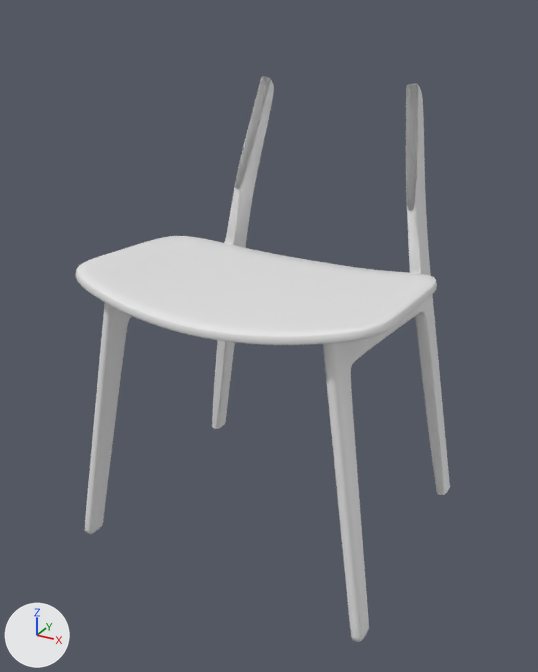
The Blender file chair/untitled.blend: old version first, new version second.
Camera for both pictures: a camera (50 mm lens) standing at (2.7, -5.05, 4.27) and looking at (-0.01, -0.11, 1.8). The lights are fixed; the arrows at lower left show +X, +Y and +Z.

Names of what the first picture shows: '平面', '立方体'.
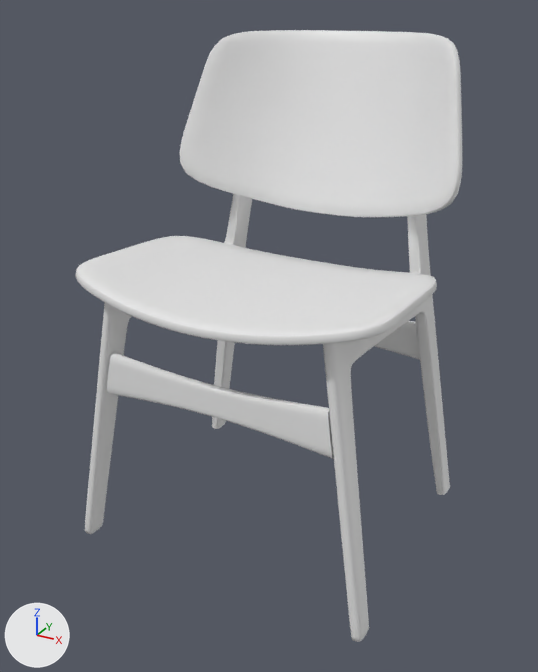
What changed in the scene script:
```text
Add me_立方体_002:
    me_立方体_002.from_pydata(...)  # 16 vertices, 8 faces; spans x 0.0..2.24, y -0.34..0.34, z -0.62..0.61
    me_立方体_002.polygons.foreach_set('use_smooth', [True] * 8)
Add me_平面_002:
    me_平面_002.from_pydata(...)  # 16 vertices, 9 faces; spans x 0.0..1.33, y -0.81..0.73, z -0.04..0.51
    me_平面_002.polygons.foreach_set('use_smooth', [True] * 9)
Add ob_立方体_002:
    ob_立方体_002 = bpy.data.objects.new('立方体.002', me_立方体_002)
    ob_立方体_002.location = (0.0, 0.94, 1.55)
    ob_立方体_002.rotation_euler = (0.0336, 0.0, 0.0)  # degrees (1.9, 0, 0)
    ob_立方体_002.scale = (0.444, 0.134, 0.308)
    _m = ob_立方体_002.modifiers.new('镜像', 'MIRROR')
    _m.use_clip = True
    _m = ob_立方体_002.modifiers.new('细分', 'SUBSURF')
    _m.levels = 2
Add ob_立方体_001:
    ob_立方体_001 = bpy.data.objects.new('立方体.001', me_立方体_002.copy())
    ob_立方体_001.location = (0.0, -0.98, 1.61)
    ob_立方体_001.rotation_euler = (-0.0953, 0.0, 0.0)  # degrees (-5.5, 0, 0)
    ob_立方体_001.scale = (0.444, 0.134, 0.308)
    _m = ob_立方体_001.modifiers.new('镜像', 'MIRROR')
    _m.use_clip = True
    _m = ob_立方体_001.modifiers.new('细分', 'SUBSURF')
    _m.levels = 2
Add ob_平面_002:
    ob_平面_002 = bpy.data.objects.new('平面.002', me_平面_002)
    ob_平面_002.location = (0.0, 1.1, 3.38)
    ob_平面_002.rotation_euler = (1.328, 0.0, 0.0)  # degrees (76, 0, 0)
    _m = ob_平面_002.modifiers.new('镜像', 'MIRROR')
    _m = ob_平面_002.modifiers.new('细分', 'SUBSURF')
    _m.levels = 3
    _m = ob_平面_002.modifiers.new('实体化', 'SOLIDIFY')
    _m.thickness = 0.05
    _m.offset = 1.0
    _m = ob_平面_002.modifiers.new('倒角', 'BEVEL')
    _m.width = 0.005
    _m.width_pct = 0.005
```

Boxes (x1, y1, x2, y2) around the edits, measured in the pictures (538 x 672 px):
'平面.002', added: after (179, 30, 462, 217)
'立方体.001', added: after (107, 352, 334, 459)
'立方体.002', added: after (375, 321, 420, 360)
